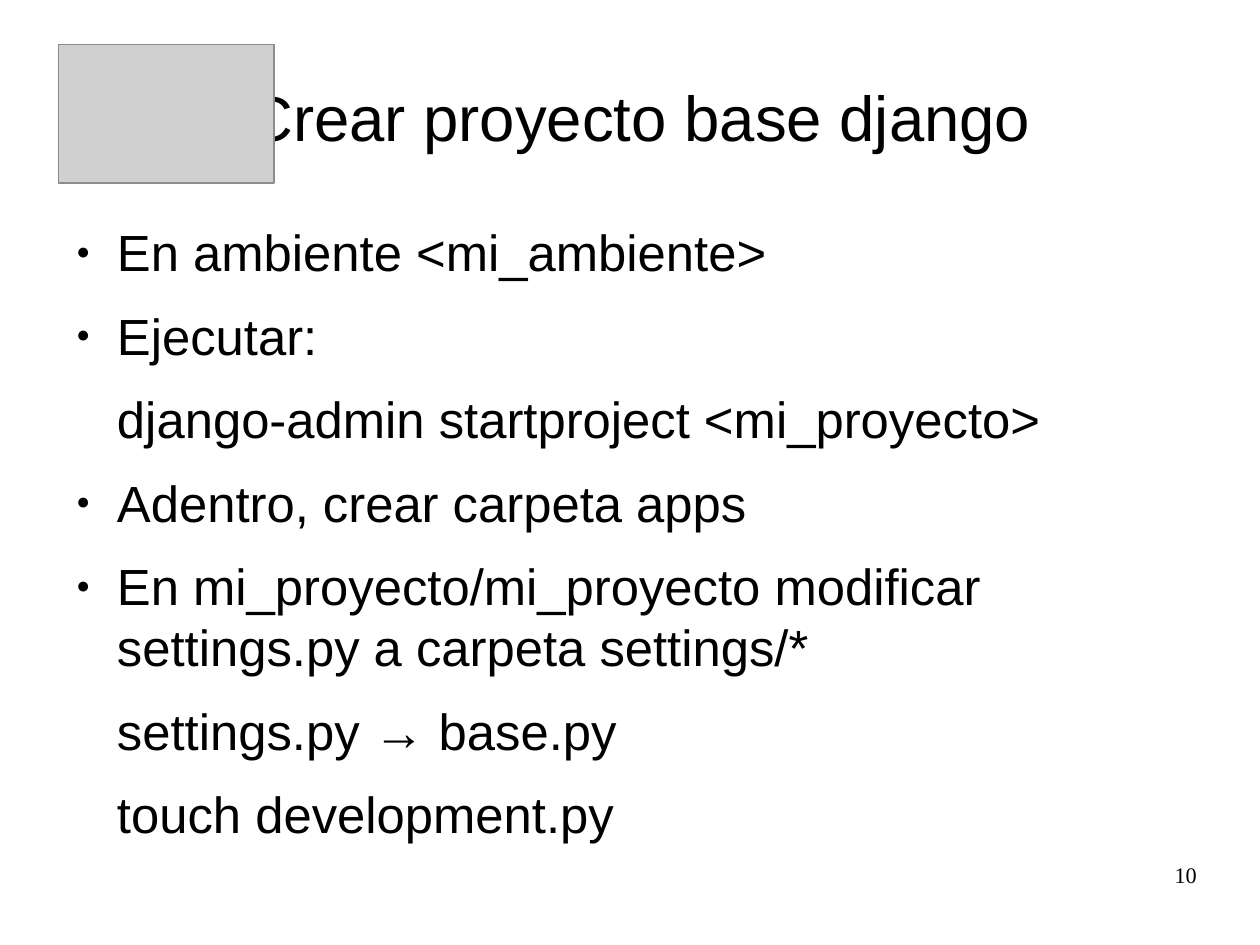
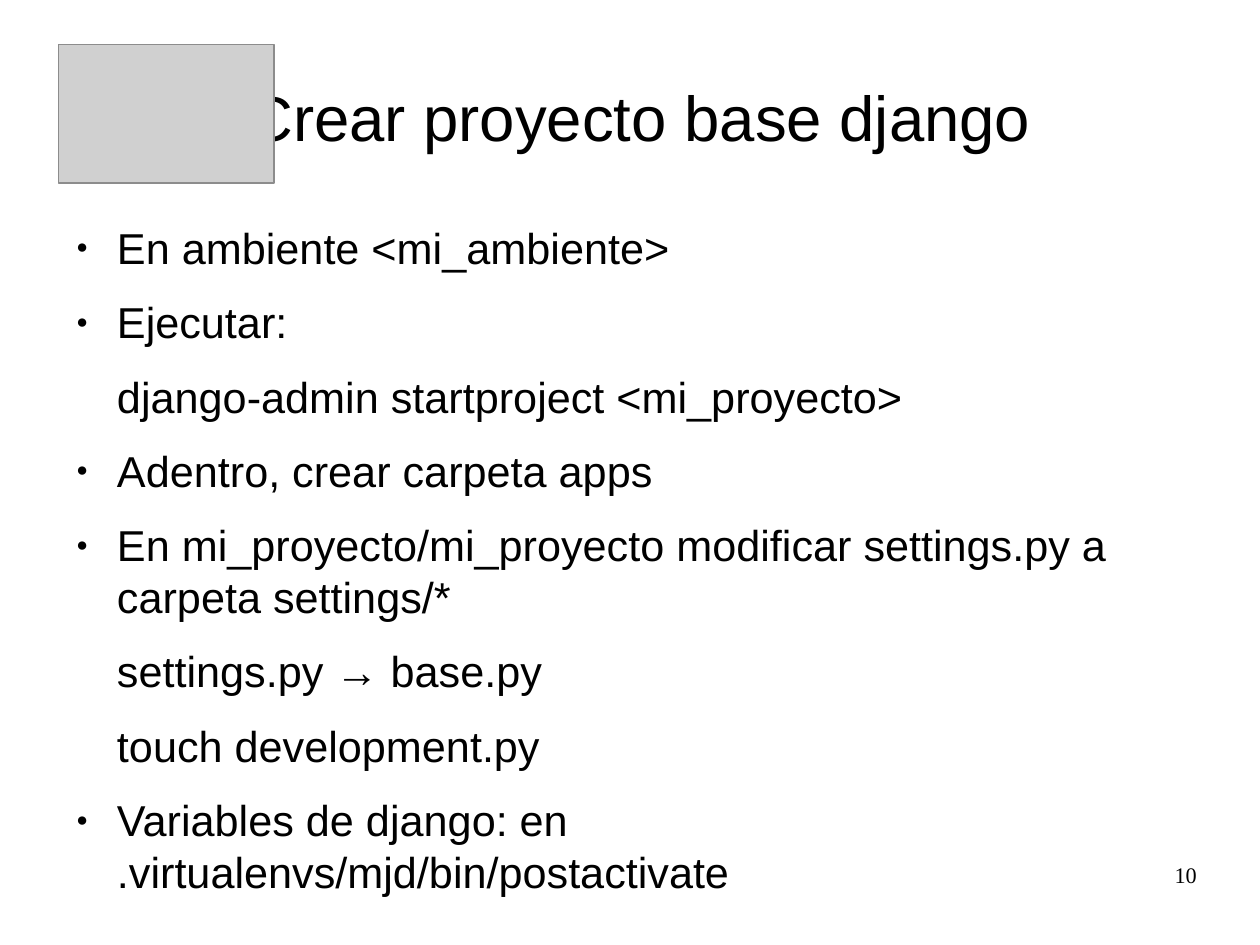
Before and after one commit to dpineiden/taller_django, a slide deck: slide 10 of presentacion_django_meetup.odp. Drawn at 1260x945 pixels with LibreOffice and Linux fonts; fonts in the diff are those of the drawing; grey boxes stand for pictures. Boxes give left, top, right and bottom in pixels: in the first picture for what was removed or moved away, otherwise in the second. Text is boxed around its words. In the diff, an @@ line names an element or a change of style, - is before the commit and + after.

Commit message:
Se añade comentarios sobre variables en postactivate

```diff
--- a/presentacion_django_meetup.odp
+++ b/presentacion_django_meetup.odp
@@ text at bbox=[117, 232, 1106, 770]: size 32 to 27.2 pt in "En ambiente <mi_ambiente>", "Ejecutar:", "django-admin startproject <mi_proyecto>", "Adentro, crear carpeta apps" and 3 more places @@
@@ text at bbox=[117, 804, 729, 896]: paragraph added @@
+● Variables de django: en .virtualenvs/mjd/bin/postactivate
```
Also in this commit, not shown: 1 other slide changed, 2 other files.
